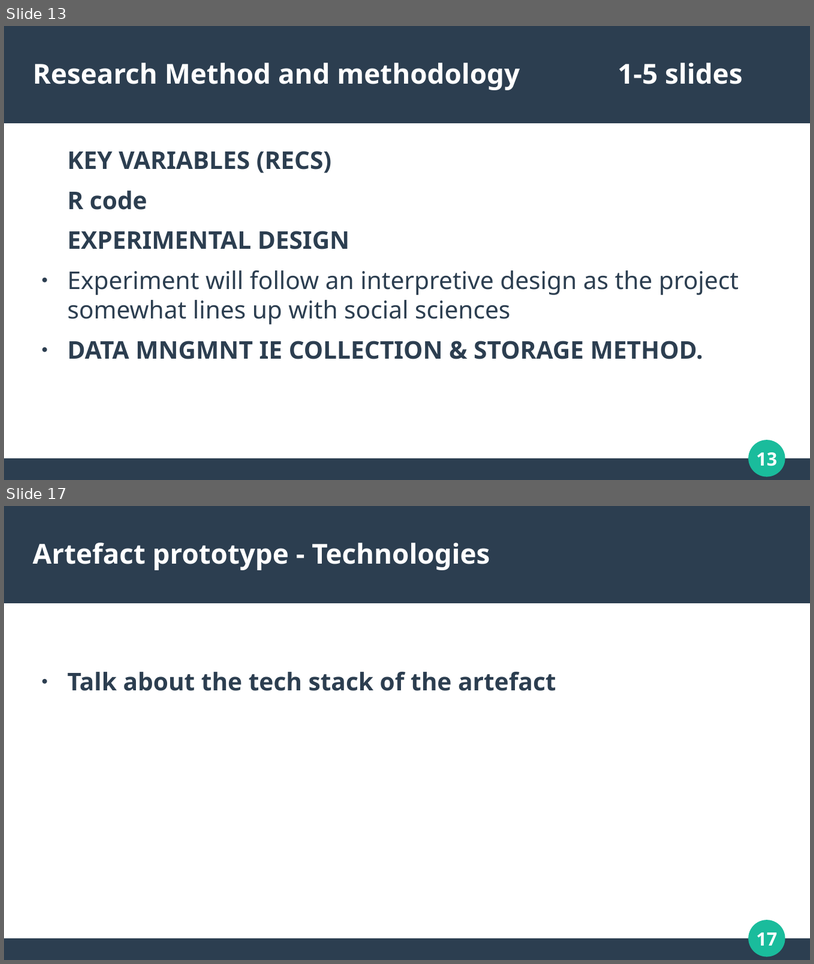
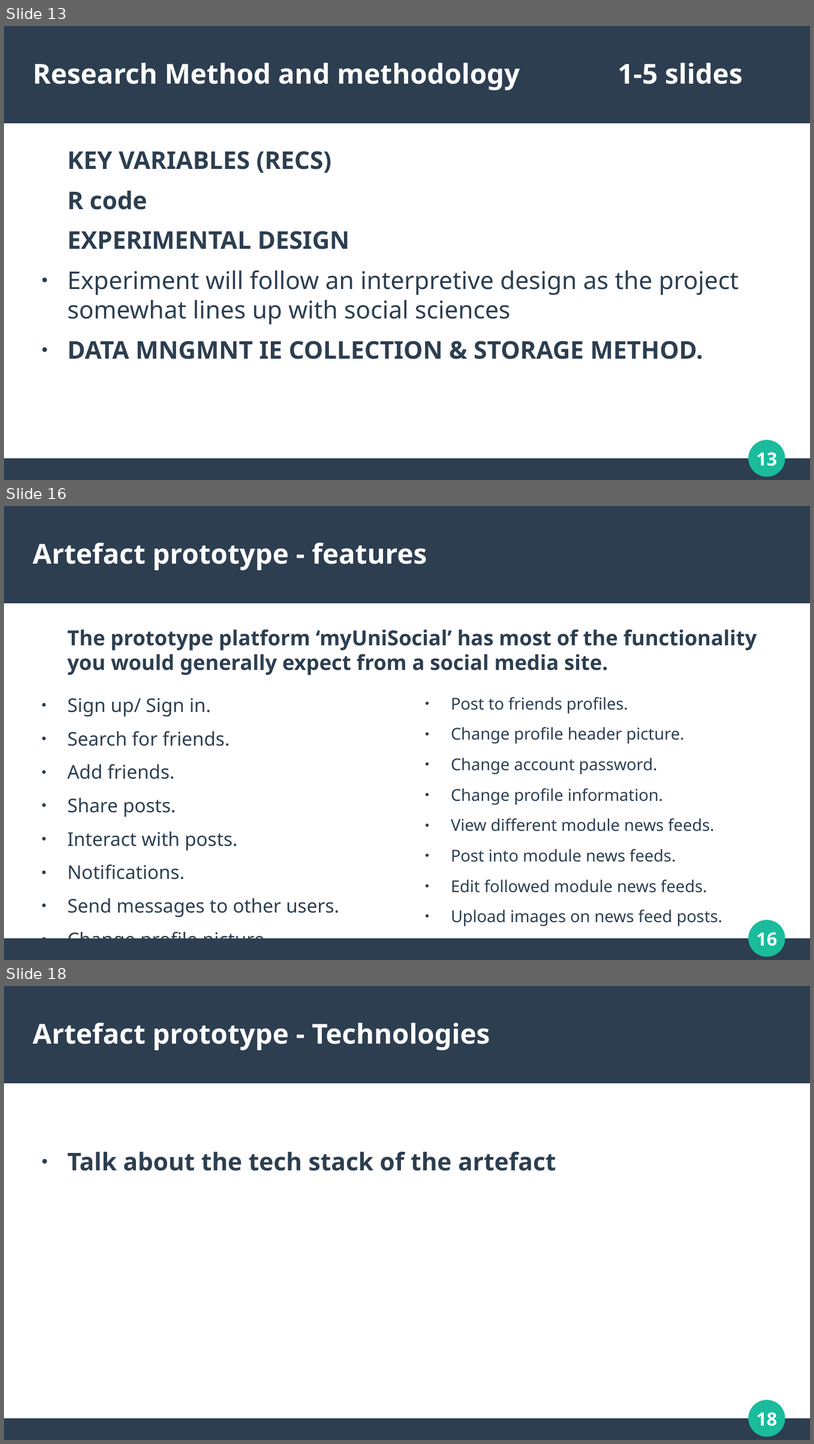
Before and after one commit to dannydaley/myUniSocial, a slide deck: Documentation/COMP320 PRESENTATION.odp. Shown one above the other, each under a label of ours: slides 13 and 17 before the commit, slides 13, 16 and 18 after it; the slides between them are not shown. The pictures are 814x964 and 814x1444 pixels, drawn with LibreOffice and Linux fonts; fonts in the diff are those of the drawing. Boxes give left, top, right and bottom in pixels: in the first picture for what was removed or moved away, otherwise in the second. Text is boxed around its words. In the diff, an @@ line names an element or a change of style, - is before the commit and + after.

Commit message:
Added more content to the presentation, platform features list has been updated.

```diff
--- a/Documentation/COMP320 PRESENTATION.odp
+++ b/Documentation/COMP320 PRESENTATION.odp
@@ slide 16 added at [4,506,810,960], background #FFFFFF; not listed: 4 template elements that a slide beside it also shows @@
@@ title added at [33,543,427,570], 27 pt, text #FFFFFF, bold @@
+Artefact prototype - features
@@ text added at [68,629,758,675], 20.4 pt, text #2C3E50, bold @@
+The prototype platform ‘myUniSocial’ has most of the functionality you would generally expect from a social media site.
@@ text added at [68,698,339,938], 18.6 pt, text #2C3E50 @@
+● Sign up/ Sign in.
+● Search for friends.
+● Add friends.
+● Share posts.
+● Interact with posts.
+● Notifications.
+● Send messages to other users.
+● Change profile picture.
@@ text added at [451,697,723,926], 16.1 pt, text #2C3E50 @@
+● Post to friends profiles.
+● Change profile header picture.
+● Change account password.
+● Change profile information.
+● View different module news feeds.
+● Post into module news feeds.
+● Edit followed module news feeds.
+● Upload images on news feed posts.
@@ what was slide 17 is now slide 18 @@
@@ page number at [756,1412,777,1426]: text changed @@
-17
+18
```
Also in this commit, not shown: 6 slides changed, 1 other slide added, 1 slide removed, 1 other file.
